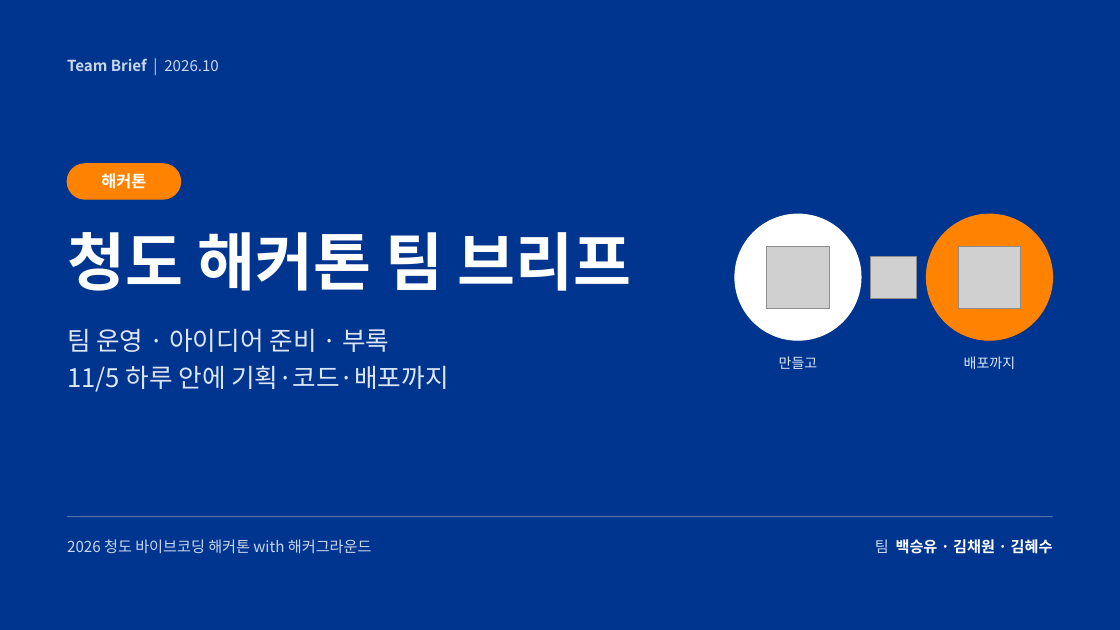
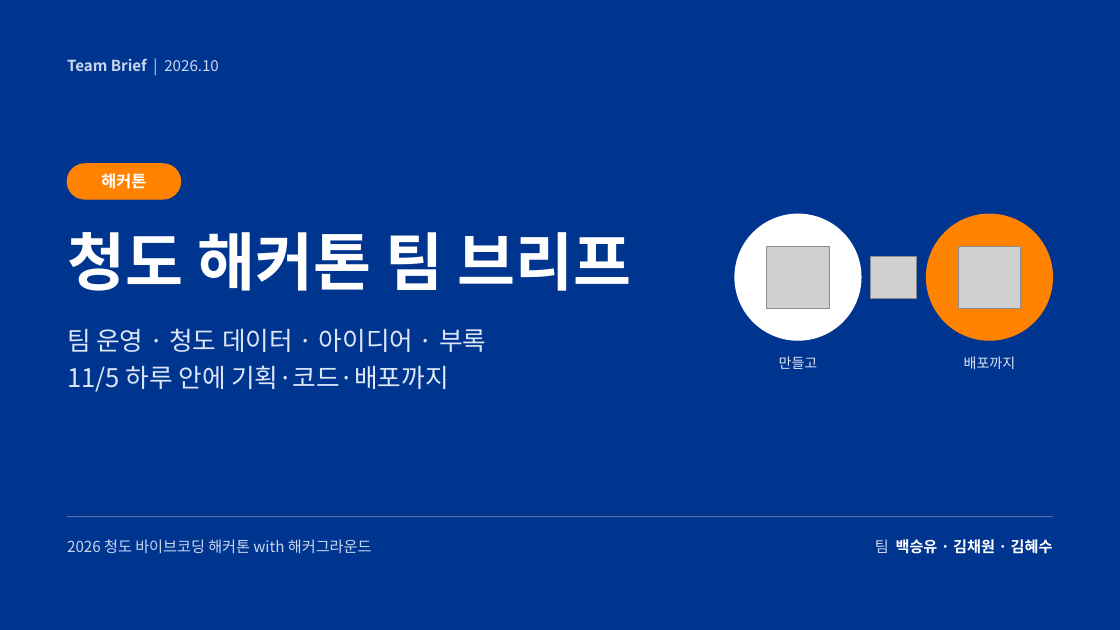
Before and after one commit to fordgril307-wq/Cheongdo_Hackathon, a slide deck: slide 1 of docs/team-brief/청도해커톤_팀브리프.pptx. Drawn at 1120x630 pixels with LibreOffice and Linux fonts; fonts in the diff are those of the drawing; grey boxes stand for pictures. Boxes give left, top, right and bottom in pixels: in the first picture for what was removed or moved away, otherwise in the second. Text is boxed around its words. In the diff, an @@ line names an element or a change of style, - is before the commit and + after.

```diff
--- a/docs/team-brief/청도해커톤_팀브리프.pptx
+++ b/docs/team-brief/청도해커톤_팀브리프.pptx
@@ text at (67,328,486,352): text changed @@
-팀 운영 · 아이디어 준비 · 부록
+팀 운영 · 청도 데이터 · 아이디어 · 부록
```
Also in this commit, not shown: 9 other slides changed, 2 slides added, 3 other files.
